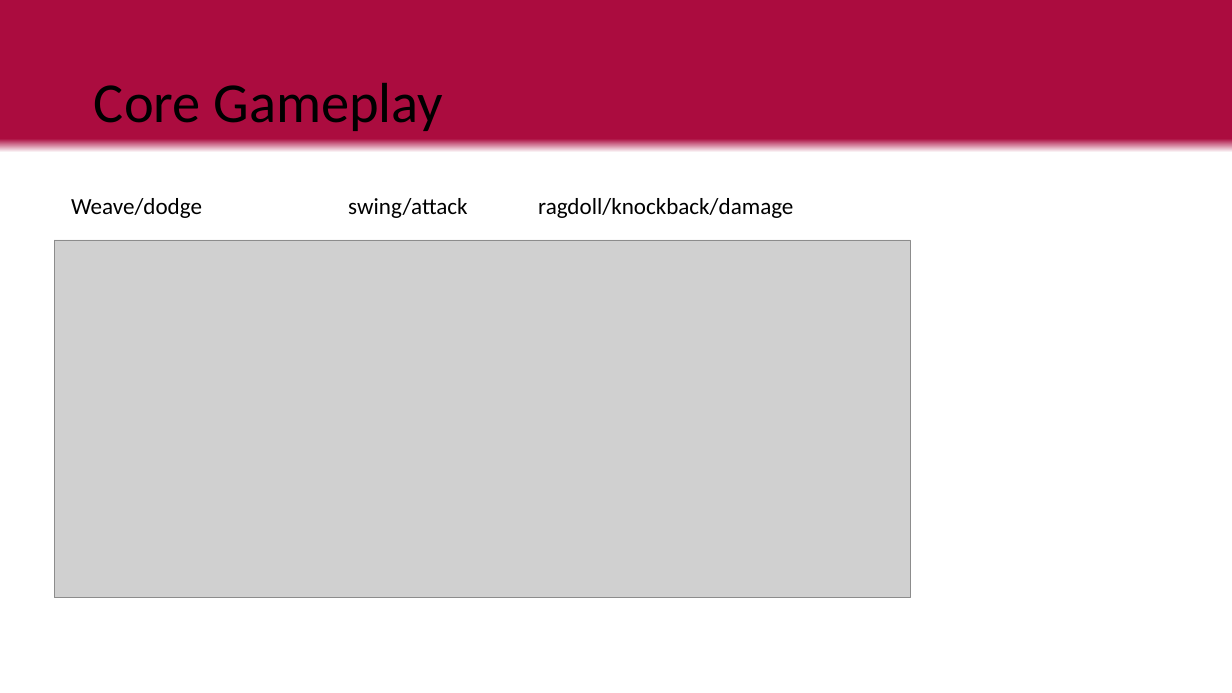
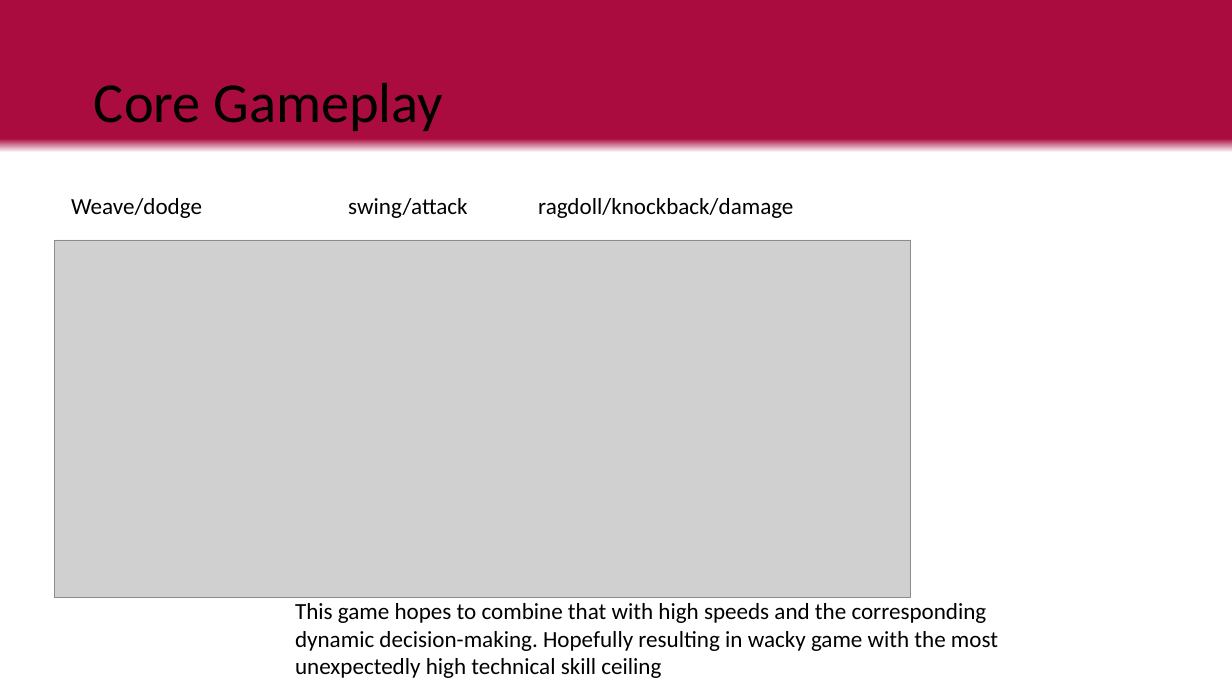
Before and after one commit to LuxRegem/Project_Clash-of-Cosplayers, a slide deck: slide 11 of Shared Documentation/Luke's Documents/Clash of Cos Team Pitch.pptx. Drawn at 1232x693 pixels with LibreOffice and Linux fonts; fonts in the diff are those of the drawing; grey boxes stand for pictures. Boxes give left, top, right and bottom in pixels: in the first picture for what was removed or moved away, otherwise in the second. Text is boxed around its words. In the diff, an @@ line names an element or a change of style, - is before the commit and + after.

```diff
--- a/Shared Documentation/Luke's Documents/Clash of Cos Team Pitch.pptx
+++ b/Shared Documentation/Luke's Documents/Clash of Cos Team Pitch.pptx
@@ text added at [295,603,998,678], 18 pt, text #000000 @@
+This game hopes to combine that with high speeds and the corresponding dynamic decision-making. Hopefully resulting in wacky game with the most unexpectedly high technical skill ceiling
```
Also in this commit, not shown: 2 other slides changed, 1 slide added.
